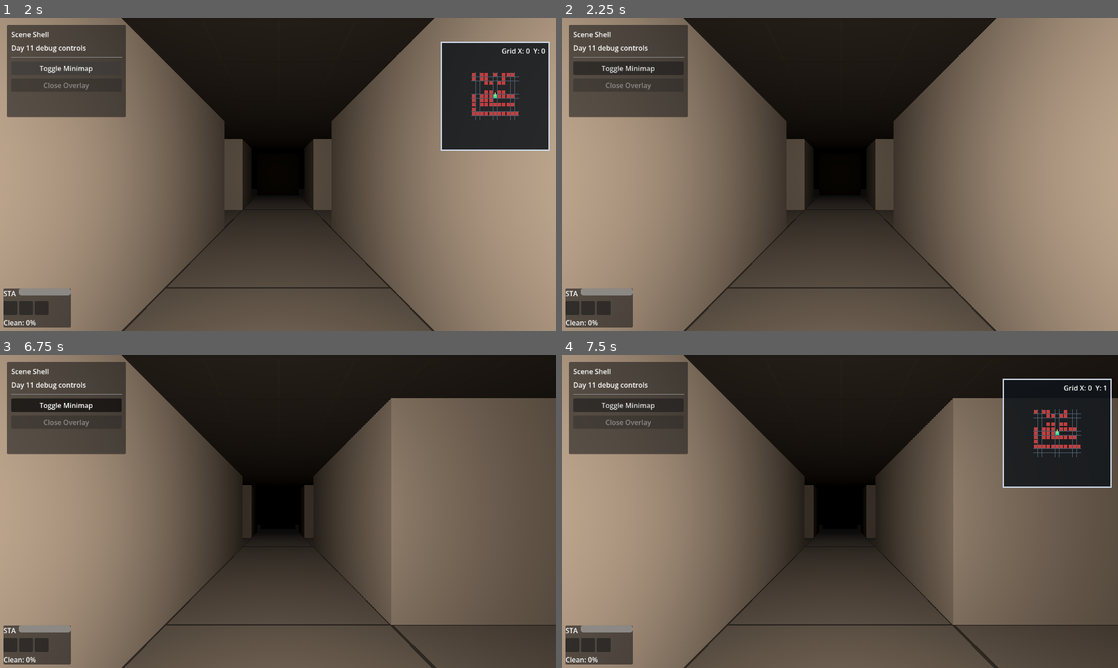
Above: before the commit, frames 1-4 (two rows, left to right).
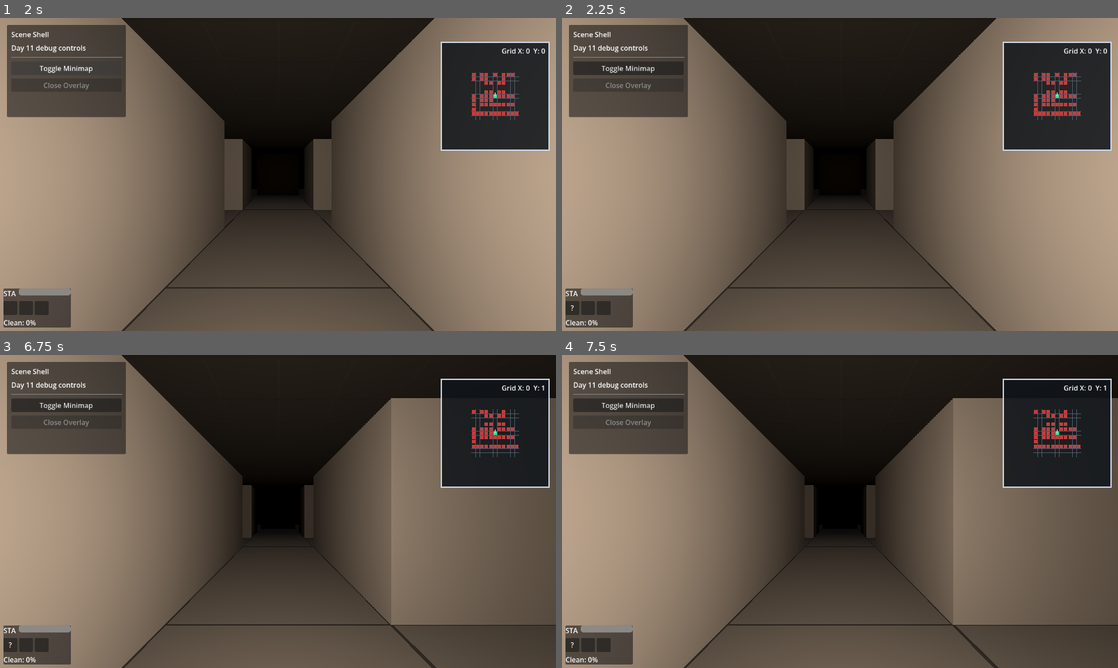
Above: after the commit, the same moments.

Repository: adamico/blobber-godot
Game: Godot game, scene res://scenes/title/title_screen.tscn
Same seed, same stepped clock (60 frames per second), same inputs: the game is played once before the commit and once after it.
Inputs (mouse positions are in pixels of both pictures, inside the frame that each line leads up to):
- Up to frame 1 (2 s): click "Start Game" at 0.5 s; click "Toggle Minimap" at 1.25 s
- Up to frame 2 (2.25 s): tap Enter (ui_accept) at 2 s; move the mouse to (962, 158) at 2.02 s; hold D (move_right) from 2.03 s (still down); hold Space (interact) from 2.03 s (still down); click (962, 158) at 2.17 s
- Up to frame 3 (6.75 s): tap Enter (ui_accept) at 2.27, 2.75, 3.5, 4.25, 5, 5.27, 5.75 s; release D (move_right) at 2.75 s; release Space (interact) at 2.75 s; drag from (166, 527) to (250, 574) at 2.77 s; move the mouse to (333, 442) at 3.52 s; hold D (move_right) 3.53-4.25 s; hold Shift 3.53-4.25 s; tap Space (interact) at 3.8 s; drag from (250, 574) to (111, 464) at 4.27 s; move the mouse to (444, 558) at 5.02 s; hold A (move_left) 5.03-5.75 s; hold Space (interact) 5.03-5.75 s; tap Ctrl at 5.1 s; drag from (111, 464) to (194, 433) at 5.77 s; move the mouse to (305, 511) at 6.52 s; hold S (move_back) from 6.53 s (still down); hold Space (interact) from 6.53 s (still down); click (305, 511) at 6.67 s
- Up to frame 4 (7.5 s): release S (move_back) at 7.25 s; release Space (interact) at 7.25 s; drag from (756, 433) to (728, 527) at 7.27 s

Frame 1 is identical in both runs. In frame 2, 6.9% of the frame differs, in the area x 1-99%, y 7-94%; in frame 3, 5.8%; in frame 4, less than 0.1%.

Commit message:
feat: update interaction system to prioritize target cell over current cell and add 'F' key binding

Diff:
--- a/project.godot
+++ b/project.godot
@@ -71,6 +71,7 @@
 "deadzone": 0.2,
 "events": [Object(InputEventKey,"resource_local_to_scene":false,"resource_name":"","device":-1,"window_id":0,"alt_press …(191 unchanged characters)…
 , Object(InputEventJoypadButton,"resource_local_to_scene":false,"resource_name":"","device":-1,"button_index":0,"pressure":0.0,"pressed":false,"script":null)
+, Object(InputEventKey,"resource_local_to_scene":false,"resource_name":"","device":-1,"window_id":0,"alt_pressed":false,"shift_pressed":false,"ctrl_pressed":false,"meta_pressed":false,"pressed":false,"keycode":0,"physical_keycode":70,"key_label":0,"unicode":102,"location":0,"echo":false,"script":null)
 ]
 }
 close_overlay={
--- a/scenes/player/player.gd
+++ b/scenes/player/player.gd
@@ -329,15 +329,29 @@
 	if grid_state == null:
 		return false
 
+	var current_cell := grid_state.cell
 	var facing_vec := GridDefinitions.facing_to_vec2i(grid_state.facing)
-	var target_cell := grid_state.cell + facing_vec
-
-	# Find interactables at target_cell
+	var target_cell := current_cell + facing_vec
+
+	print("[Player] Interact triggered from %s facing %s" % [current_cell, target_cell])
+
 	var interactables = get_tree().get_nodes_in_group(&"interactable")
+
+	# Priority 1: Check target_cell (facing)
 	for obj in interactables:
 		if obj.has_method(&"matches_cell") and obj.call(&"matches_cell", target_cell):
 			if obj.has_method(&"interact"):
+				print("[Player] Found interaction at target_cell: %s" % obj.name)
 				obj.call(&"interact", self)
 				return true
 
+	# Priority 2: Check current_cell (standing on)
+	for obj in interactables:
+		if obj.has_method(&"matches_cell") and obj.call(&"matches_cell", current_cell):
+			if obj.has_method(&"interact"):
+				print("[Player] Found interaction at current_cell: %s" % obj.name)
+				obj.call(&"interact", self)
+				return true
+
+	print("[Player] No interactable found.")
 	return false
--- a/scenes/world/main.gd
+++ b/scenes/world/main.gd
@@ -317,14 +317,28 @@
 	if _player == null:
 		return
 
+	var current_cell := _player.grid_state.cell
+	var facing_vec := GridDefinitions.facing_to_vec2i(_player.grid_state.facing)
+	var target_cell := current_cell + facing_vec
+
+	print("[Main] perform_interaction triggered from %s facing %s" % [current_cell, target_cell])
+
 	# 1. Player-driven entity interaction (pickups, receptacles)
 	var interact_occurred := _player.interact()
 
 	# 2. Module-driven grid interaction (hazards)
 	if not interact_occurred and _hazard_module != null:
-		var facing_vec := GridDefinitions.facing_to_vec2i(_player.grid_state.facing)
-		var target_cell := _player.grid_state.cell + facing_vec
-		_hazard_module.interact(_player, target_cell)
+		# Check target cell first
+		if _hazard_module.interact(_player, target_cell):
+			print("[Main] Found hazard interaction at target_cell: %s" % target_cell)
+			return
+		# Check current cell next
+		if _hazard_module.interact(_player, current_cell):
+			print("[Main] Found hazard interaction at current_cell: %s" % current_cell)
+			return
+
+	if not interact_occurred:
+		print("[Main] No interaction occurred.")
 
 
 func _wire_end_conditions() -> void:
--- a/scenes/world/main.tscn
+++ b/scenes/world/main.tscn
@@ -22,6 +22,9 @@
 [ext_resource type="Script" uid="uid://dns2f6u0brbej" path="res://components/world_pickup.gd" id="22_5md0q"]
 [ext_resource type="Script" uid="uid://clxxm0ljl5rnq" path="res://components/world_exit.gd" id="23_lh832"]
 [ext_resource type="Script" uid="uid://d3qe0cpyhu8s5" path="res://scenes/world/modules/world_hazard_module.gd" id="24_hazard"]
+[ext_resource type="Script" uid="uid://b10bh27xb47hu" path="res://scenes/world/entities/mess_item.gd" id="25_mess"]
+[ext_resource type="Script" uid="uid://bu6q7xjiqc5fv" path="res://scenes/world/entities/receptacle.gd" id="26_receptacle"]
+[ext_resource type="Script" uid="uid://byv8rocfw75ex" path="res://resources/item_data.gd" id="27_item_data_script"]
 
 [sub_resource type="Resource" id="27_potion_item"]
 
@@ -44,6 +47,11 @@
 emission = Color(0.196078, 0.705882, 0.333333, 1)
 emission_energy_multiplier = 1.5
 
+[sub_resource type="Resource" id="28_test_mess_item"]
+script = ExtResource("27_item_data_script")
+item_name = &"Biohazard Waste"
+properties = Array[StringName]([&"volatile"])
+
 [node name="Main" type="Node3D" unique_id=1276884268]
 script = ExtResource("1_wbupf")
 show_debug_panel = true
@@ -72,6 +80,17 @@
 [node name="MeshInstance3D" type="MeshInstance3D" parent="FloorExit" unique_id=1813182867]
 mesh = SubResource("BoxMesh_exit_marker")
 surface_material_override/0 = SubResource("StandardMaterial3D_exit_marker")
+
+[node name="DemoMess" type="Sprite3D" parent="." unique_id=999111001]
+script = ExtResource("25_mess")
+item_data = SubResource("28_test_mess_item")
+grid_cell = Vector2i(0, -1)
+
+[node name="DemoReceptacle" type="Node3D" parent="." unique_id=999111002]
+script = ExtResource("26_receptacle")
+receptacle_type = 1
+required_property = &"volatile"
+grid_cell = Vector2i(1, -1)
 
 [node name="GridMap" type="GridMap" parent="." unique_id=1476284130]
 mesh_library = ExtResource("4_6r0uj")
@@ -199,9 +218,11 @@
 
 [node name="ToggleMinimap" type="Button" parent="OverlayLayer/DebugPanel/Margin/VBox" unique_id=211122345]
 layout_mode = 2
+focus_mode = 0
 text = "Toggle Minimap"
 
 [node name="CloseOverlay" type="Button" parent="OverlayLayer/DebugPanel/Margin/VBox" unique_id=211122339]
 layout_mode = 2
+focus_mode = 0
 disabled = true
 text = "Close Overlay"
--- a/tests/test_day3_interactions.gd
+++ b/tests/test_day3_interactions.gd
@@ -32,6 +32,22 @@
 	assert_true(player.interact())
 	assert_eq(player.inventory.size(), 1)
 	assert_eq(player.inventory.get_items()[0].item_name, "Biohazard")
+	assert_true(mess.is_queued_for_deletion())
+
+func test_pickup_mess_item_current_cell() -> void:
+	var player := _spawn_player()
+	var item_data := _make_item("Biohazard", [&"volatile"])
+
+	var mess := MessItem.new()
+	mess.item_data = item_data
+	mess.grid_cell = Vector2i(0, 0)
+	add_child_autofree(mess)
+
+	player.grid_state.cell = Vector2i(0, 0)
+
+	assert_eq(player.inventory.size(), 0)
+	assert_true(player.interact())
+	assert_eq(player.inventory.size(), 1)
 	assert_true(mess.is_queued_for_deletion())
 
 func test_receptacle_cleanup() -> void:
